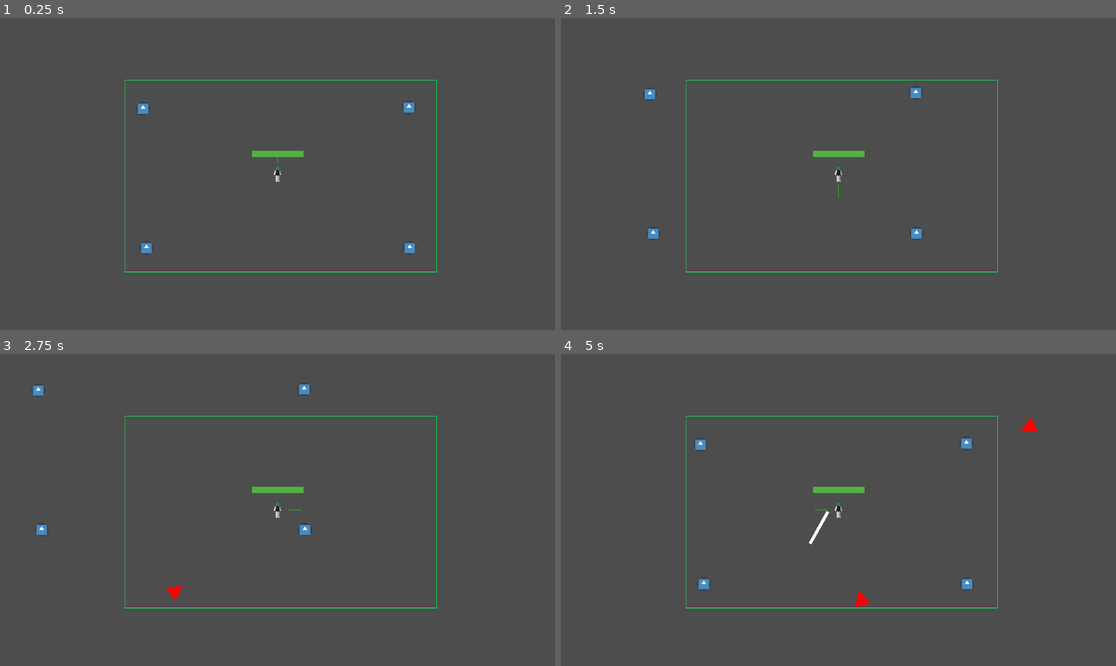
Above: before the commit, frames 1-4 (two rows, left to right).
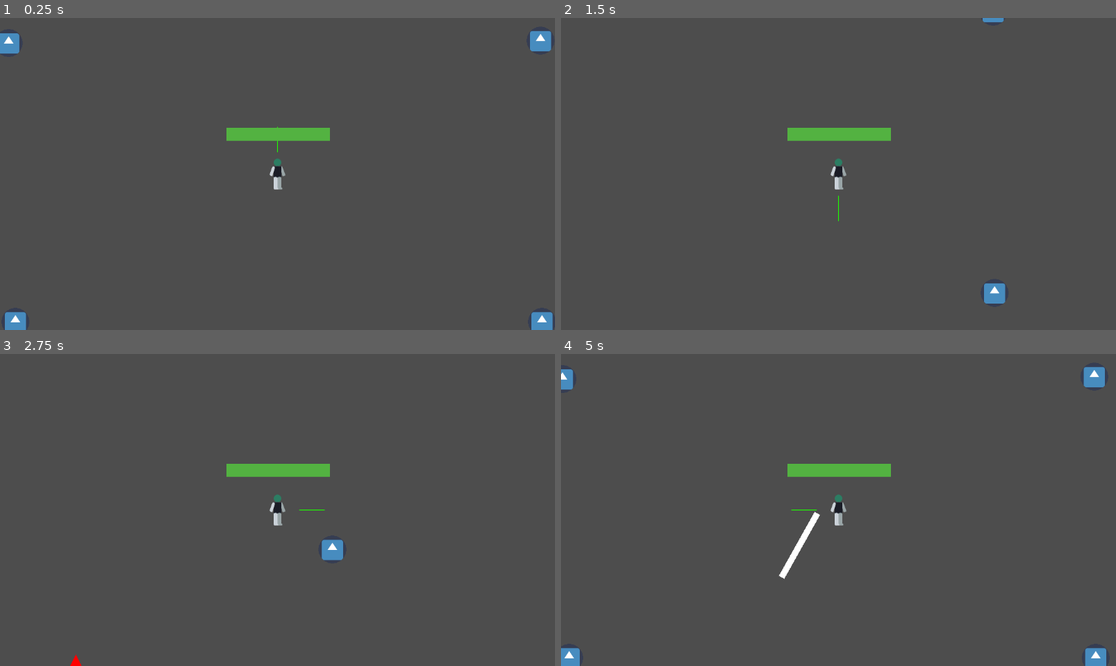
Above: after the commit, the same moments.

Repository: shendru/godot-course-overload
Game: Godot game, scene res://scenes/level.tscn
Two runs of this game, one before a commit and one after it. Both use one fixed random seed, a clock stepped at 60 frames per second and the inputs below. The engine's default icon, where the game draws it, is replaced by a stand-in: a white triangle on a blue panel in a dark square.
Inputs:
- Up to frame 1 (0.25 s): no input
- Up to frame 2 (1.5 s): tap Enter at 0.5 s; hold D (move_right) 0.53-1.28 s; hold S (move_down) from 1.28 s (still down)
- Up to frame 3 (2.75 s): release S (move_down) at 2.03 s; hold D (move_right) from 2.03 s (still down)
- Up to frame 4 (5 s): release D (move_right) at 2.78 s; hold W (move_up) 2.78-3.53 s; hold A (move_left) from 3.53 s (still down)

The runs differ from the first frame. In frame 1, 2.8% of the frame differs, in the area x 0-100%, y 4-100%; in frame 2, 2.2%; in frame 3, 2.2%; in frame 4, 3.2%, in the area x 0-99%, y 4-100%.

Commit message:
changed camera and removed enemy rotation

Diff:
--- a/scenes/player.tscn
+++ b/scenes/player.tscn
@@ -29,7 +29,6 @@
 shape = SubResource("CapsuleShape2D_y5sbg")
 
 [node name="Camera2D" type="Camera2D" parent="."]
-zoom = Vector2(0.5, 0.5)
 
 [node name="HurtBox" type="Area2D" parent="."]
 unique_name_in_owner = true
@@ -68,6 +67,7 @@
 theme_override_styles/fill = SubResource("StyleBoxFlat_jpiov")
 value = 100.0
 show_percentage = false
+metadata/_edit_use_anchors_ = true
 
 [node name="CanvasLayer" type="CanvasLayer" parent="."]
 
--- a/scripts/enemy.gd
+++ b/scripts/enemy.gd
@@ -12,8 +12,8 @@
 	velocity = direction * speed
 	move_and_slide()
 	# Rotate the CharacterBody2D node to face the direction of movement
-	if velocity.length() > 0:
-		rotation = direction.angle() + PI / 2
+	#if velocity.length() > 0:
+		#rotation = direction.angle() + PI / 2
 
 func take_damage():
 	health -= 1
